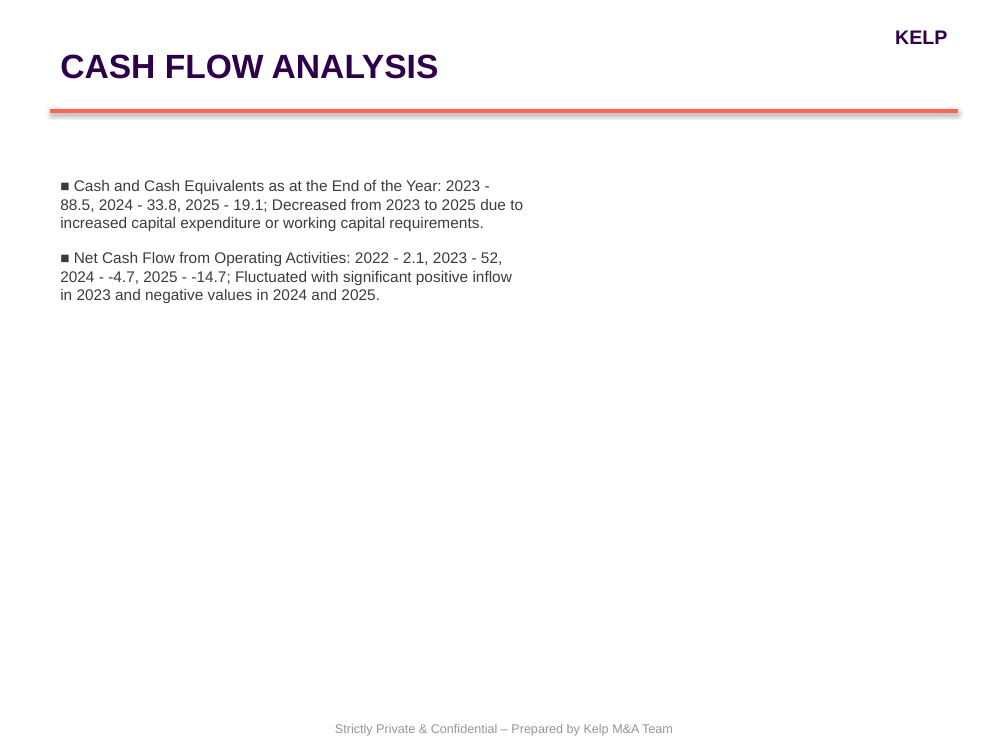
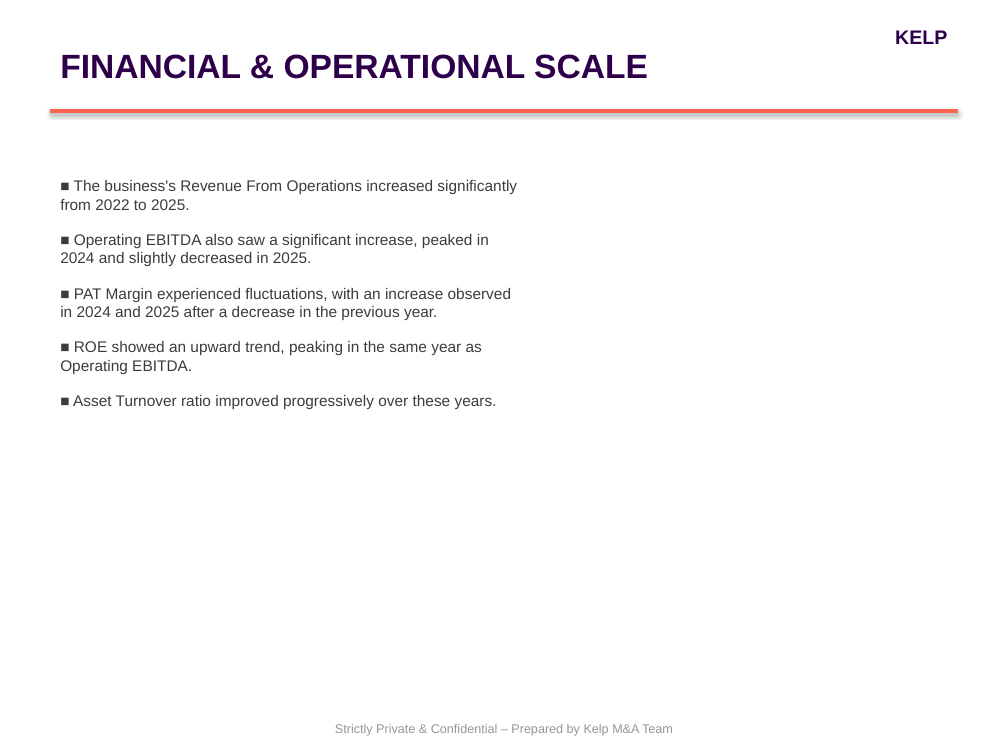
Before and after one commit to PiyushiAnand/Doc_to_PPT, a slide deck: slide 3 of Blind_Teaser_Connplex Cinemas_Final.pptx. Drawn at 1008x756 pixels with LibreOffice and Linux fonts; fonts in the diff are those of the drawing. Boxes give left, top, right and bottom in pixels: in the first picture for what was removed or moved away, otherwise in the second. Text is boxed around its words. In the diff, an @@ line names an element or a change of style, - is before the commit and + after.

```diff
--- a/Blind_Teaser_Connplex Cinemas_Final.pptx
+++ b/Blind_Teaser_Connplex Cinemas_Final.pptx
@@ text at <box>60,54,648,79</box>: text changed @@
-CASH FLOW ANALYSIS
+FINANCIAL & OPERATIONAL SCALE
@@ text at <box>60,180,517,409</box>: text changed @@
-■ Cash and Cash Equivalents as at the End of the Year: 2023 - 88.5, 2024 - 33.8, 2025 - 19.1; Decreased from 2023 to 2025 due to increased capital expenditure or working capital requirements.
-■ Net Cash Flow from Operating Activities: 2022 - 2.1, 2023 - 52, 2024 - -4.7, 2025 - -14.7; Fluctuated with significant positive inflow in 2023 and negative values in 2024 and 2025.
+■ The business's Revenue From Operations increased significantly from 2022 to 2025.
+■ Operating EBITDA also saw a significant increase, peaked in 2024 and slightly decreased in 2025.
+■ PAT Margin experienced fluctuations, with an increase observed in 2024 and 2025 after a decrease in the previous year.
+■ ROE showed an upward trend, peaking in the same year as Operating EBITDA.
+■ Asset Turnover ratio improved progressively over these years.
```
Also in this commit, not shown: 2 other slides changed, 14 other files.
